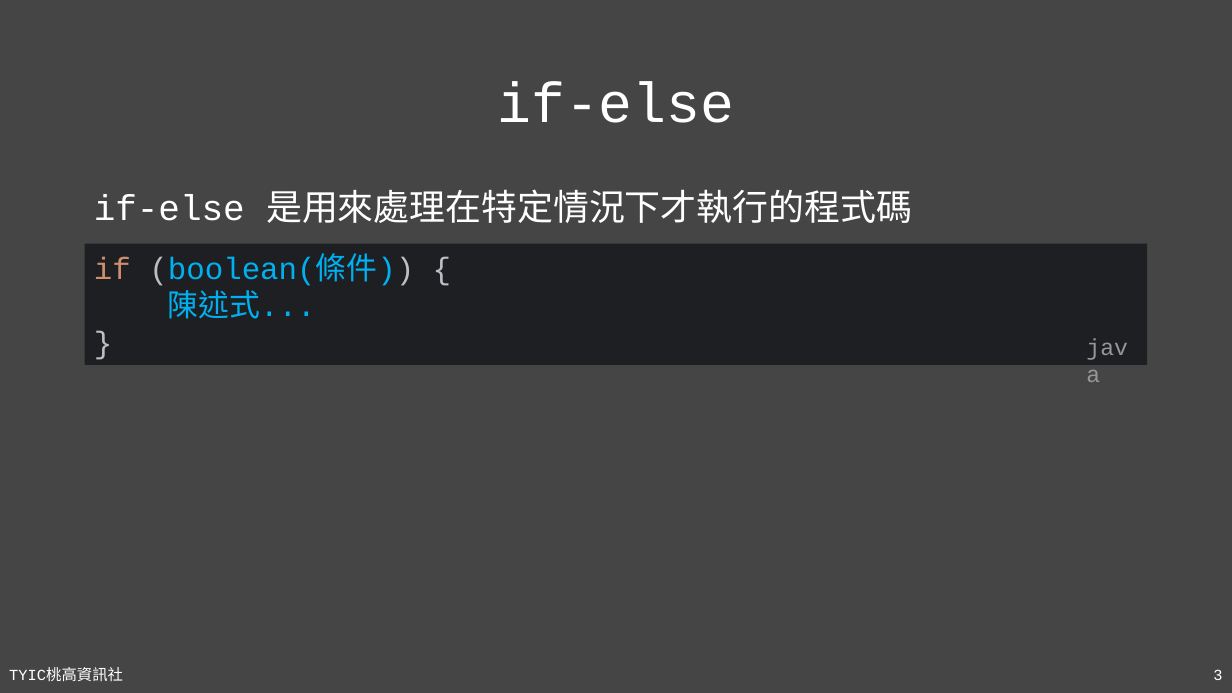
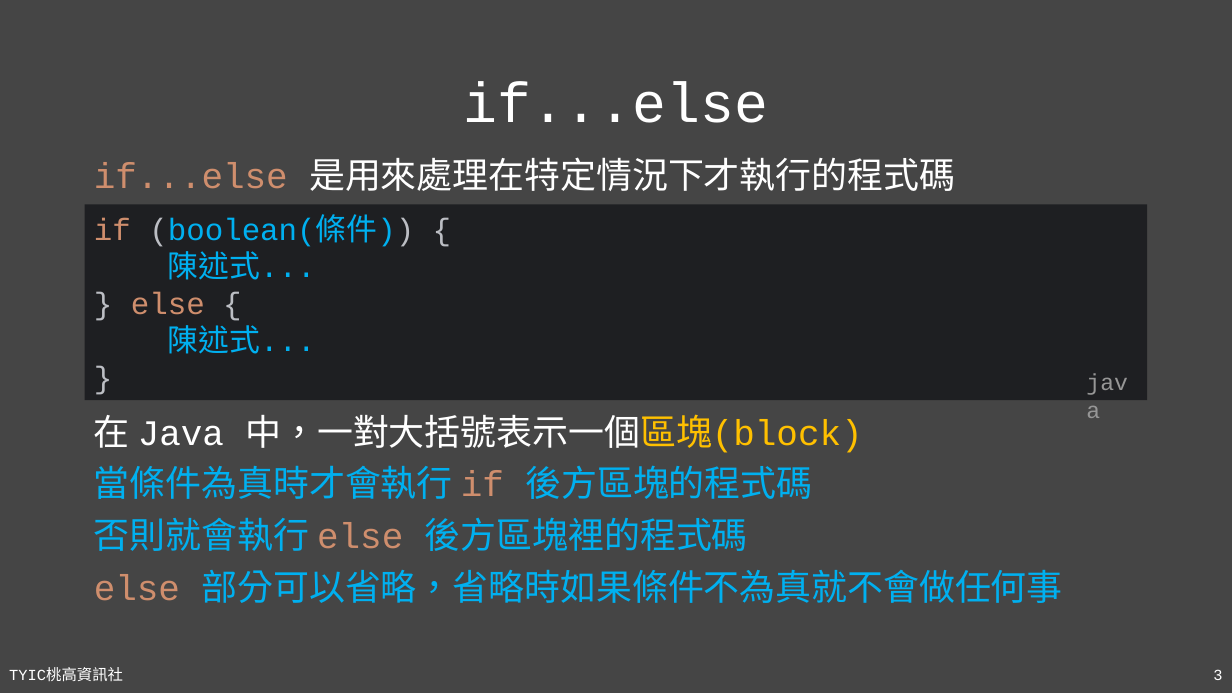
Before and after one commit to TYSHIC/slides, a slide deck: slide 3 of powerpoint/06_流程控制.pptx. Drawn at 1232x693 pixels with LibreOffice and Linux fonts; fonts in the diff are those of the drawing. Boxes give left, top, right and bottom in pixels: in the first picture for what was removed or moved away, otherwise in the second. Text is boxed around its words. In the diff, an @@ line names an element or a change of style, - is before the commit and + after.

Commit message:
06_if_else

```diff
--- a/powerpoint/06_流程控制.pptx
+++ b/powerpoint/06_流程控制.pptx
@@ title at <box>463,81,768,123</box>: text changed @@
-if-else
+if...else
@@ text at <box>94,157,955,191</box>: text changed @@
-if-else 是用來處理在特定情況下才執行的程式碼
+if...else 是用來處理在特定情況下才執行的程式碼
@@ rectangle "if (boolean(條件)) { 陳述式... } ...": place and size @@
-rectangle "if (boolean(條件)) { 陳述式... } ..." at <box>85,244,1148,365</box>
+rectangle "if (boolean(條件)) { 陳述式... } ..." at <box>85,204,1148,400</box>
@@ text in rectangle at <box>94,218,414,354</box>: text changed @@
-if (boolean(條件)) {
-陳述式...
-}
+if (boolean(條件)) {
+陳述式...
+} else {
+陳述式...
+}
@@ text "java": place and size @@
-text "java" at <box>1078,328,1148,365</box>
+text "java" at <box>1078,363,1148,400</box>
@@ text added at <box>94,414,1063,603</box>, 28 pt, text #00B0F0 @@
+在 Java 中，一對大括號表示一個區塊(block)
+當條件為真時才會執行 if 後方區塊的程式碼
+否則就會執行 else 後方區塊裡的程式碼
+else 部分可以省略，省略時如果條件不為真就不會做任何事
```
Also in this commit, not shown: 1 other slide changed, 1 slide added, 3 other files.
